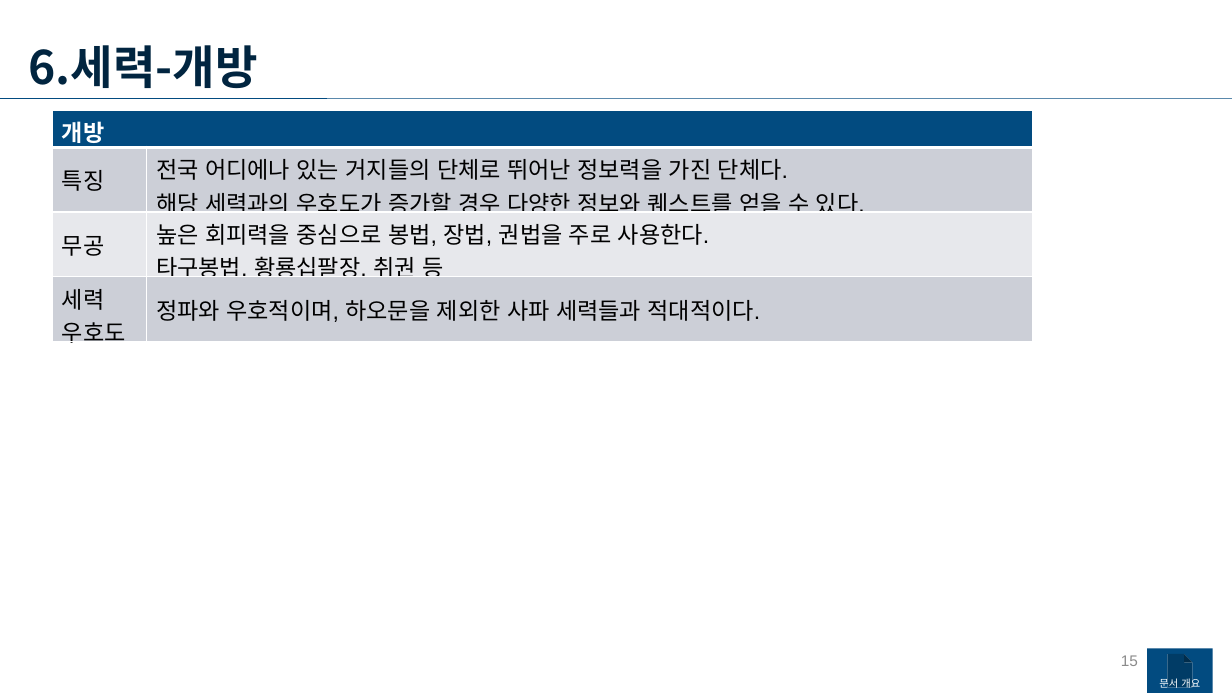
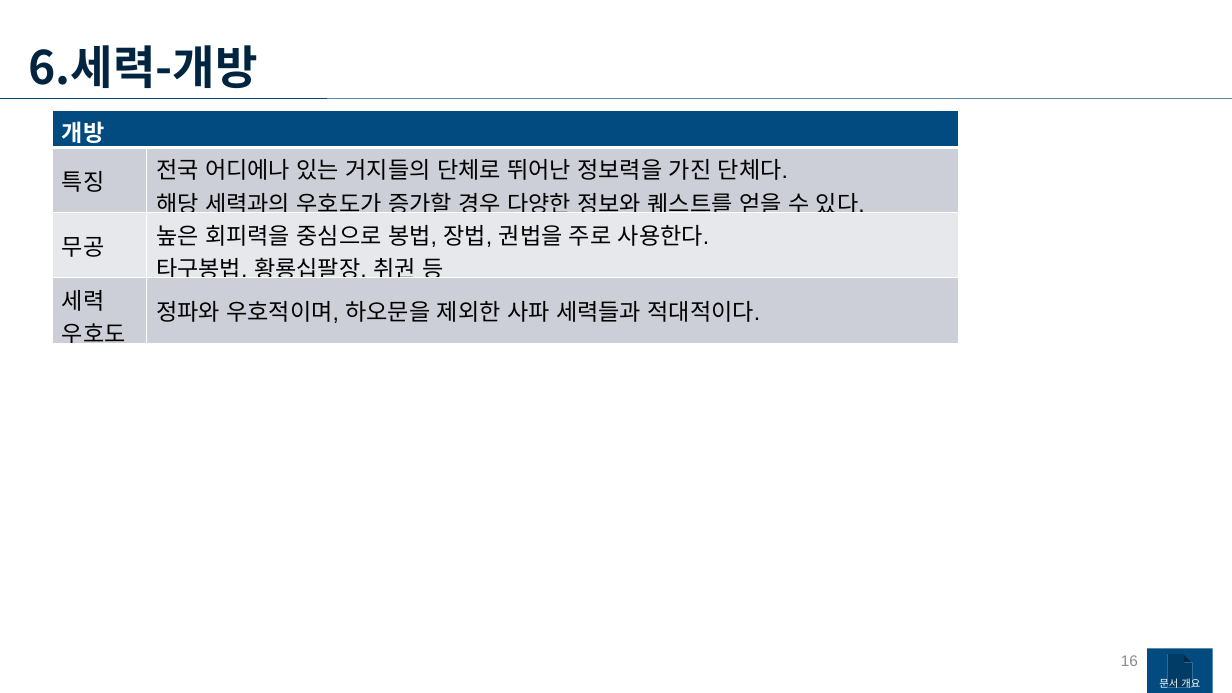
Before and after one commit to yjk0401/unityenginebasic_9th, a slide deck: slide 16 of 기획/메인 기획서.pptx (slide 15 before the commit). Drawn at 1232x693 pixels with LibreOffice and Linux fonts; fonts in the diff are those of the drawing. Boxes give left, top, right and bottom in pixels: in the first picture for what was removed or moved away, otherwise in the second. Text is boxed around its words. In the diff, an @@ line names an element or a change of style, - is before the commit and + after.

```diff
--- a/기획/메인 기획서.pptx
+++ b/기획/메인 기획서.pptx
@@ table at (53, 110, 958, 352) @@
@@ list level 1 to 2 in "개방" @@
@@ table: place and size @@
-table at (53, 110, 1033, 351)
+table at (53, 110, 958, 352)
```
Also in this commit, not shown: 11 other slides changed, 3 slides added, 3 other files.
